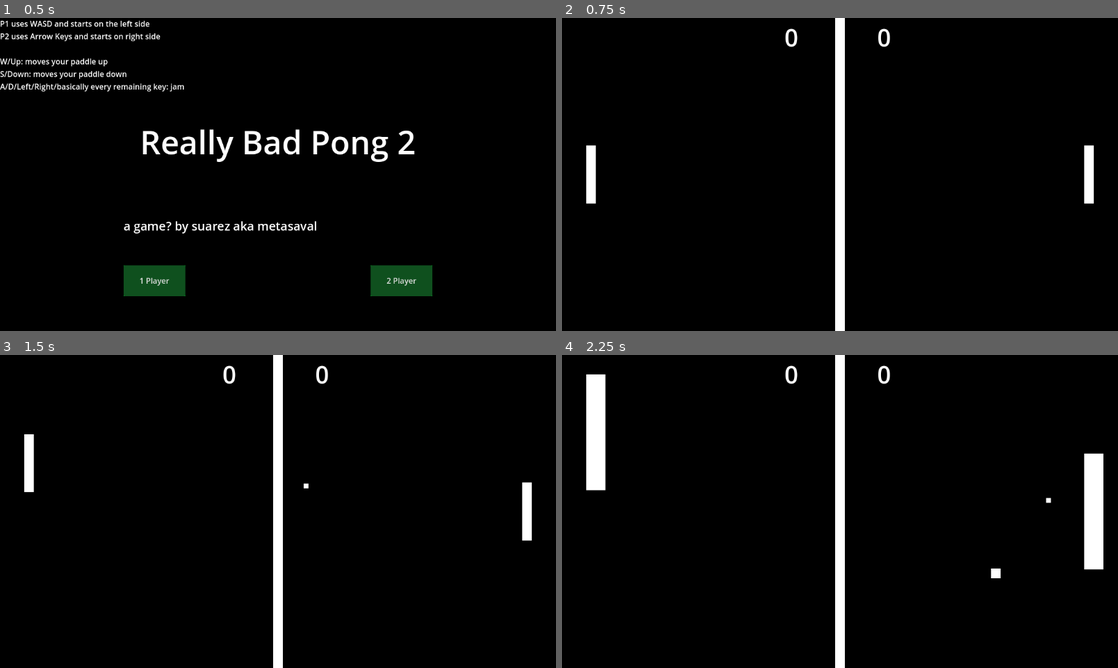
Above: before the commit, frames 1-4 (two rows, left to right).
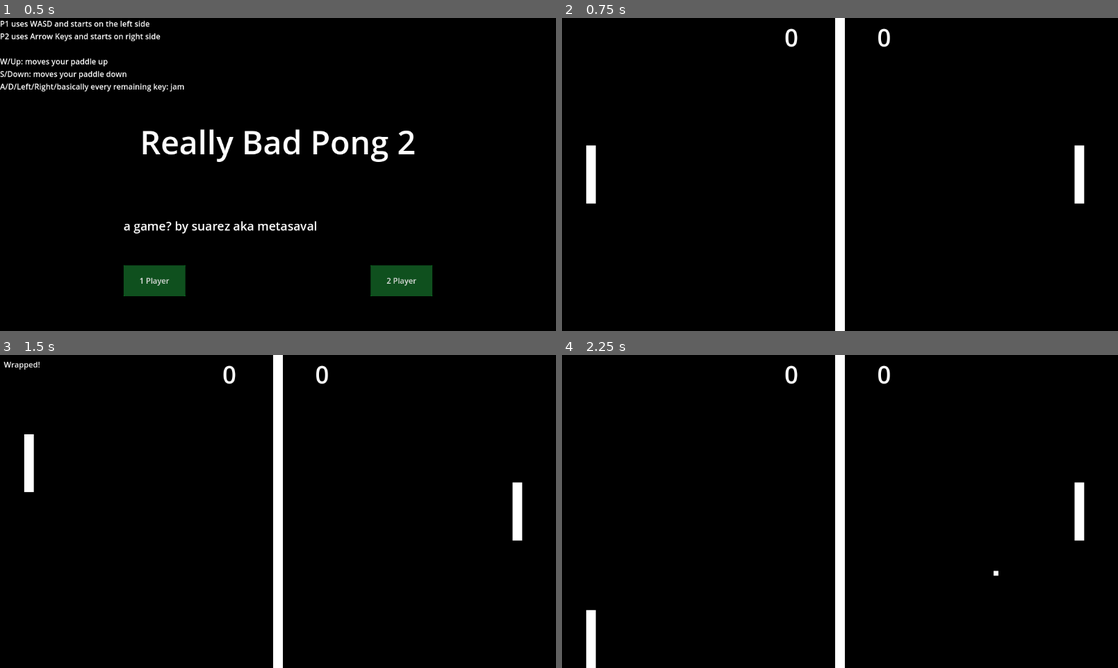
Above: after the commit, the same moments.

Repository: DDSuarez/ReallyBadPong2
Game: Godot game, scene res://main_menu.tscn
Two runs of this game, one before a commit and one after it. Both use one fixed random seed, a clock stepped at 60 frames per second and the inputs below.
Inputs:
- Up to frame 1 (0.5 s): no input
- Up to frame 2 (0.75 s): click "2 Player" at 0.5 s
- Up to frame 3 (1.5 s): tap Enter at 1.25 s; hold W (p1_up) from 1.28 s (still down); tap Q (jam) at 1.35 s
- Up to frame 4 (2.25 s): release W (p1_up) at 2.03 s; hold S (p1_down) from 2.03 s (still down); tap Q (jam) at 2.1 s

Frame 1 is identical in both runs. In frame 2, 0.7% of the frame differs, in the area x 92-96%, y 40-60%; in frame 3, 0.8%; in frame 4, 3.4%, in the area x 4-98%, y 6-100%.

Commit message:
changed score global to general global variable storage. also added indicator for wrapped mode.

Diff:
--- a/CPU.gd
+++ b/CPU.gd
@@ -16,7 +16,7 @@
 
 # Called every frame. 'delta' is the elapsed time since the previous frame.
 func _process(delta):
-	if Score.player2Mode:
+	if Globals.player2Mode:
 		if Input.is_action_pressed("p2_up"):
 			position.y -= get_parent().PADDLE_SPEED * delta
 		elif Input.is_action_pressed("p2_down"):
@@ -34,6 +34,9 @@
 
 		position.y -= move_by
 
-	#limit paddle movement to window
-	#position.y = clamp(position.y, paddle_size.y / 2, screen_size.y - paddle_size.y / 2)
-	position.y = wrapf(position.y, 0, screen_size.y)
+	if Globals.wrap:
+		# wrap the paddle vertically
+		position.y = wrapf(position.y, 0, screen_size.y)
+	else:
+		# limit paddle movement to window. the default behavior.
+		position.y = clamp(position.y, paddle_size.y / 2, screen_size.y - paddle_size.y / 2)
--- a/Player.gd
+++ b/Player.gd
@@ -14,5 +14,9 @@
 	elif Input.is_action_pressed("p1_down"):
 		position.y += get_parent().PADDLE_SPEED * delta
 
-	#limit paddle movement to window
-	position.y = clamp(position.y, paddle_size.y / 2, screen_size.y - paddle_size.y / 2)
+	if Globals.wrap:
+		# wrap the paddle vertically
+		position.y = wrapf(position.y, 0, screen_size.y)
+	else:
+		# limit paddle movement to window. the default behavior.
+		position.y = clamp(position.y, paddle_size.y / 2, screen_size.y - paddle_size.y / 2)
--- a/end_screen.gd
+++ b/end_screen.gd
@@ -4,13 +4,13 @@
 
 # Called when the node enters the scene tree for the first time.
 func _ready():
-	if Score.player >= 3:
-		if !Score.player2Mode:
+	if Globals.playerScore >= 3:
+		if !Globals.player2Mode:
 			$Winner.set_text("Player won")
 		else:
 			$Winner.set_text("Player 1 won")
 	else:
-		if !Score.player2Mode:
+		if !Globals.player2Mode:
 			$Winner.set_text("CPU won")
 		else:
 			$Winner.set_text("Player 2 won")
@@ -21,7 +21,7 @@
 
 
 func _on_restart_button_pressed():
-	Score.player = 0
-	Score.cpu = 0
+	Globals.playerScore = 0
+	Globals.cpuScore = 0
 	var main_menu = load("res://main_menu.tscn")
 	get_tree().change_scene_to_packed(main_menu)
--- a/field.gd
+++ b/field.gd
@@ -10,7 +10,7 @@
 var ballCounter : int
 var charScale : Vector2
 
-var ballScene = preload("res://ball.tscn")
+#var ballScene = preload("res://ball.tscn")
 
 # Called when the node enters the scene tree for the first time.
 func _ready():
@@ -23,16 +23,17 @@
 	if Input.is_action_just_pressed("jam"):
 		jamOut()
 
-	if Score.player >= WIN_SCORE or Score.cpu >= WIN_SCORE:
+	if Globals.playerScore >= WIN_SCORE or Globals.cpuScore >= WIN_SCORE:
 		get_tree().change_scene_to_packed(end_screen)
 
 func jamOut():
-	var jam = randi_range(1,4)
-	#var jam = 4
+	#var jam = randi_range(1,7)
+	var jam = 5
 
 	match jam:
 		1:
 			# spawn a new ball
+			var ballScene = load("res://ball.tscn")
 			var newBall = ballScene.instantiate()
 			newBall.position.x = screen_size.x / 2
 			newBall.position.y = randi_range(200, screen_size.y - 200)
@@ -57,6 +58,16 @@
 				$Player.scale = charScale
 				$CPU.scale = charScale
 				$Ball.scale = charScale
+		5:
+			# turn screen wrap on/off
+			Globals.wrap = !Globals.wrap
+			$WrappedIndicator.visible = Globals.wrap
+		6:
+			# increase ball speed
+			$Ball.speed += $Ball.ACCEL
+		7:
+			# decrease ball speed
+			$Ball.speed -= $Ball.ACCEL
 		_:
 			pass
 
@@ -67,15 +78,15 @@
 
 
 func _on_score_left_body_entered(body):
-	Score.cpu += 1
-	$HUD/CPUScore.text = str(Score.cpu)
+	Globals.cpuScore += 1
+	$HUD/CPUScore.text = str(Globals.cpuScore)
 	ballCounter -= 1
 	if ballCounter == 0:
 		$BallTimer.start()
 
 func _on_score_right_body_entered(body):
-	Score.player += 1
-	$HUD/PlayerScore.text = str(Score.player)
+	Globals.playerScore += 1
+	$HUD/PlayerScore.text = str(Globals.playerScore)
 	ballCounter -= 1
 	if ballCounter == 0:
 		$BallTimer.start()
--- a/field.tscn
+++ b/field.tscn
@@ -55,16 +55,19 @@
 metadata/_edit_group_ = true
 
 [node name="ColorRect" type="ColorRect" parent="CPU"]
-anchors_preset = 4
+anchors_preset = 6
+anchor_left = 1.0
 anchor_top = 0.5
+anchor_right = 1.0
 anchor_bottom = 0.5
+offset_left = -20.0
 offset_top = -60.0
-offset_right = 20.0
 offset_bottom = 60.0
+grow_horizontal = 0
 grow_vertical = 2
 
 [node name="CollisionShape2D" type="CollisionShape2D" parent="CPU"]
-position = Vector2(10, 0)
+position = Vector2(-10, 0)
 shape = SubResource("RectangleShape2D_ejmuw")
 
 [node name="Borders" type="StaticBody2D" parent="."]
@@ -120,6 +123,15 @@
 one_shot = true
 autostart = true
 
+[node name="WrappedIndicator" type="Label" parent="."]
+visible = false
+texture_filter = 1
+offset_left = 8.0
+offset_top = 8.0
+offset_right = 48.0
+offset_bottom = 31.0
+text = "Wrapped!"
+
 [connection signal="body_entered" from="ScoreLeft" to="." method="_on_score_left_body_entered"]
 [connection signal="body_entered" from="ScoreRight" to="." method="_on_score_right_body_entered"]
 [connection signal="timeout" from="BallTimer" to="." method="_on_ball_timer_timeout"]
--- a/score.gd
+++ b/globals.gd
@@ -1,14 +1,16 @@
 extends Node
 
-var player : int
-var cpu : int
+var playerScore : int
+var cpuScore : int
 var player2Mode : bool
+var wrap : bool
 
 # Called when the node enters the scene tree for the first time.
 func _ready():
-	player = 0
-	cpu = 0
+	playerScore = 0
+	cpuScore = 0
 	player2Mode = false
+	wrap = false
 
 
 # Called every frame. 'delta' is the elapsed time since the previous frame.
--- a/main_menu.gd
+++ b/main_menu.gd
@@ -18,10 +18,10 @@
 
 
 func _on_one_player_mode_pressed():
-	Score.player2Mode = false
+	Globals.player2Mode = false
 	load_game()
 
 
 func _on_two_player_mode_pressed():
-	Score.player2Mode = true
+	Globals.player2Mode = true
 	load_game()
--- a/project.godot
+++ b/project.godot
@@ -17,7 +17,7 @@
 
 [autoload]
 
-Score="*res://score.gd"
+Globals="*res://globals.gd"
 
 [display]
 
@@ -75,5 +75,7 @@
 , Object(InputEventKey,"resource_local_to_scene":false,"resource_name":"","device":-1,"window_id":0,"alt_pressed":false,"shift_pressed":false,"ctrl_pressed":false,"meta_pressed":false,"pressed":false,"keycode":0,"physical_keycode":76,"key_label":0,"unicode":108,"echo":false,"script":null)
 , Object(InputEventKey,"resource_local_to_scene":false,"resource_name":"","device":-1,"window_id":0,"alt_pressed":false,"shift_pressed":false,"ctrl_pressed":false,"meta_pressed":false,"pressed":false,"keycode":0,"physical_keycode":4194319,"key_label":0,"unicode":0,"echo":false,"script":null)
 , Object(InputEventKey,"resource_local_to_scene":false,"resource_name":"","device":-1,"window_id":0,"alt_pressed":false,"shift_pressed":false,"ctrl_pressed":false,"meta_pressed":false,"pressed":false,"keycode":0,"physical_keycode":4194321,"key_label":0,"unicode":0,"echo":false,"script":null)
+, Object(InputEventKey,"resource_local_to_scene":false,"resource_name":"","device":-1,"window_id":0,"alt_pressed":false,"shift_pressed":false,"ctrl_pressed":false,"meta_pressed":false,"pressed":false,"keycode":0,"physical_keycode":65,"key_label":0,"unicode":97,"echo":false,"script":null)
+, Object(InputEventKey,"resource_local_to_scene":false,"resource_name":"","device":-1,"window_id":0,"alt_pressed":false,"shift_pressed":false,"ctrl_pressed":false,"meta_pressed":false,"pressed":false,"keycode":0,"physical_keycode":68,"key_label":0,"unicode":100,"echo":false,"script":null)
 ]
 }
